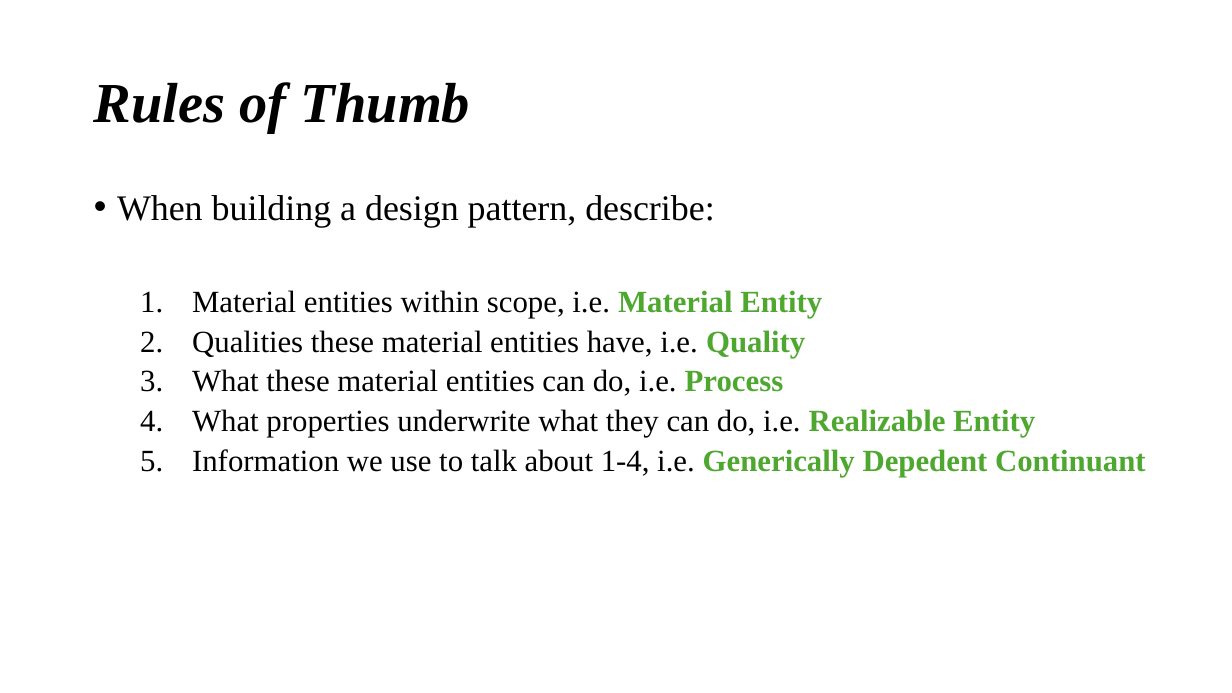
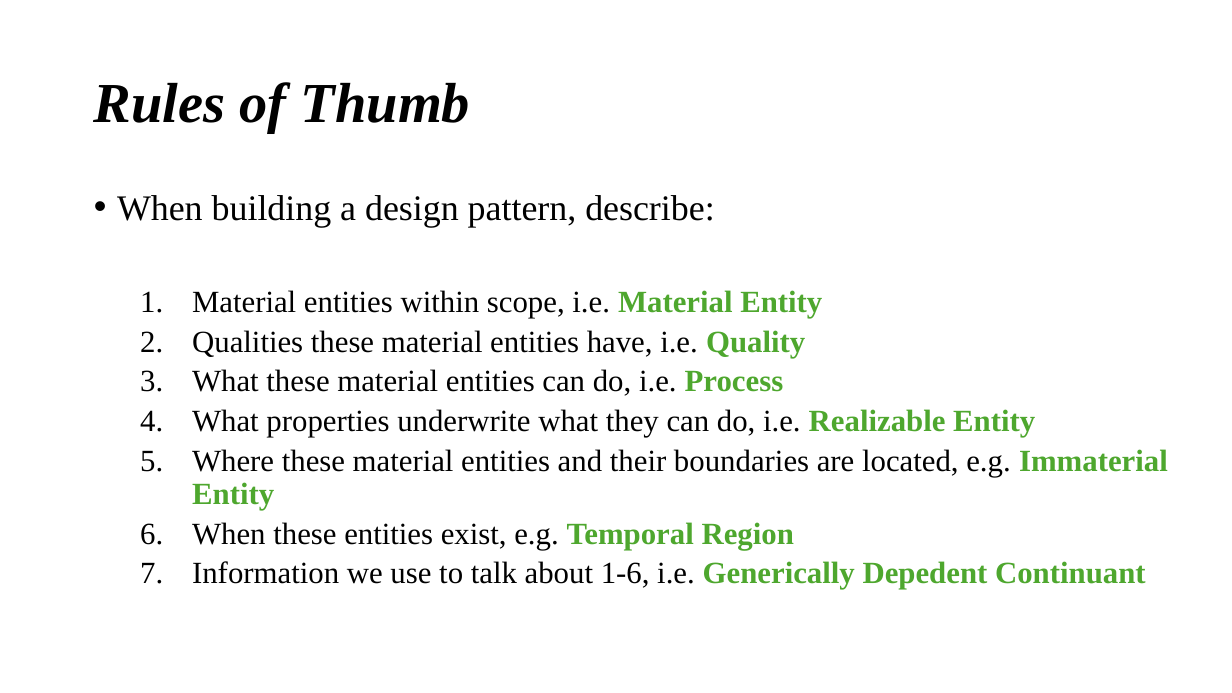
Before and after one commit to Applied-Ontology-Education/Ontology-and-Intel-Analysis-Fall-2024, a slide deck: slide 22 of readings/week-02/Design Patterns 102.pptx. Drawn at 1232x693 pixels with LibreOffice and Linux fonts; fonts in the diff are those of the drawing. Boxes give left, top, right and bottom in pixels: in the first picture for what was removed or moved away, otherwise in the second. Text is boxed around its words. In the diff, an @@ line names an element or a change of style, - is before the commit and + after.

```diff
--- a/readings/week-02/Design Patterns 102.pptx
+++ b/readings/week-02/Design Patterns 102.pptx
@@ text at <box>192,449,1168,589</box>: text changed @@
-  5. Information we use to talk about 1-4, i.e. Generically Depedent Continuant
+  5. Where these material entities and their boundaries are located, e.g. Immaterial Entity
+  6. When these entities exist, e.g. Temporal Region
+  7. Information we use to talk about 1-6, i.e. Generically Depedent Continuant
```
Also in this commit, not shown: 5 other files.
